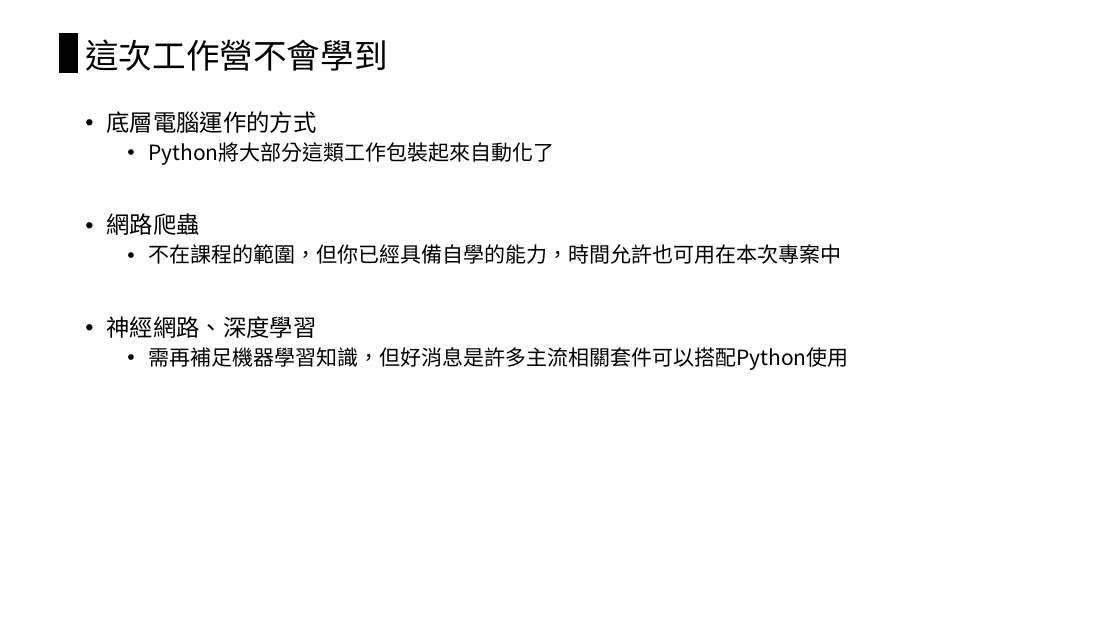
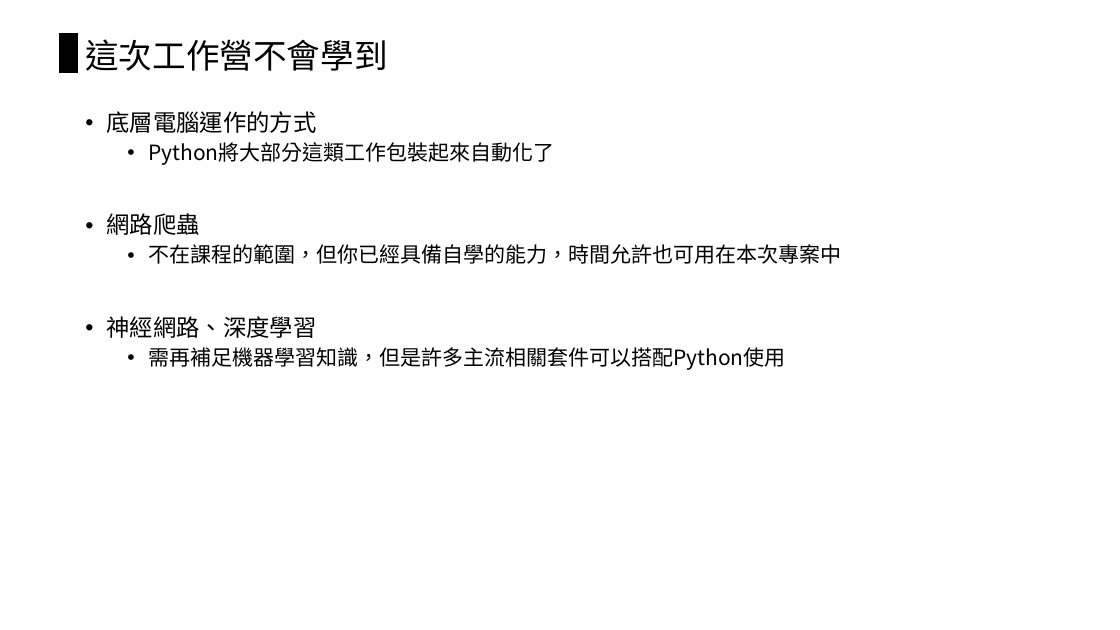
Before and after one commit to chiachin-yen/NCKU_workshop_2018, a slide deck: slide 5 of 2018_Eink工作營.pptx. Drawn at 1120x630 pixels with LibreOffice and Linux fonts; fonts in the diff are those of the drawing. Boxes give left, top, right and bottom in pixels: in the first picture for what was removed or moved away, otherwise in the second. Text is boxed around its words. In the diff, an @@ line names an element or a change of style, - is before the commit and + after.

```diff
--- a/2018_Eink工作營.pptx
+++ b/2018_Eink工作營.pptx
@@ text at (148, 347, 785, 370): text changed @@
-  • 需再補足機器學習知識，但好消息是許多主流相關套件可以搭配Python使用
+  • 需再補足機器學習知識，但是許多主流相關套件可以搭配Python使用
```
Also in this commit, not shown: 27 other slides changed, 9 slides added, 2 slides removed, 6 other files.
